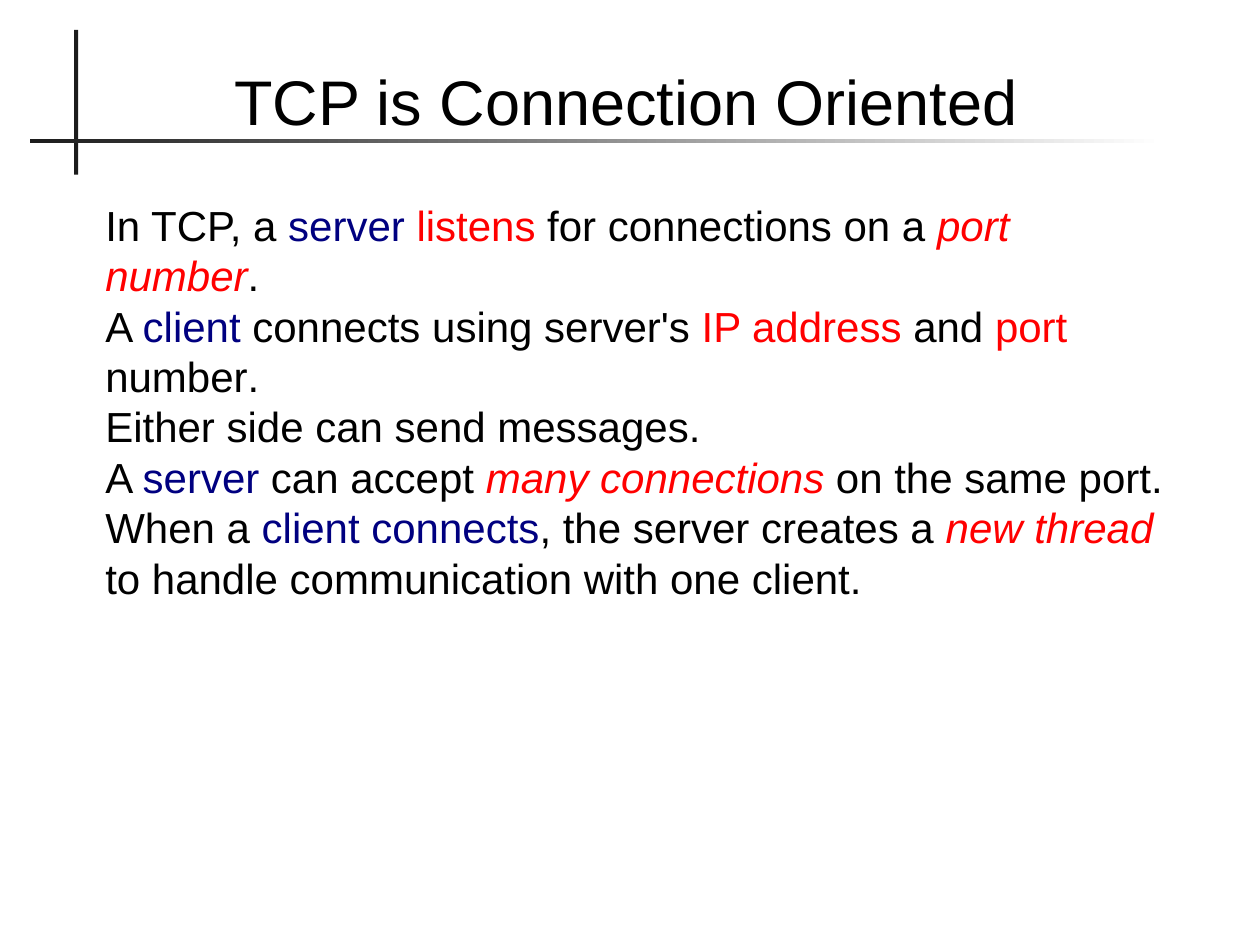
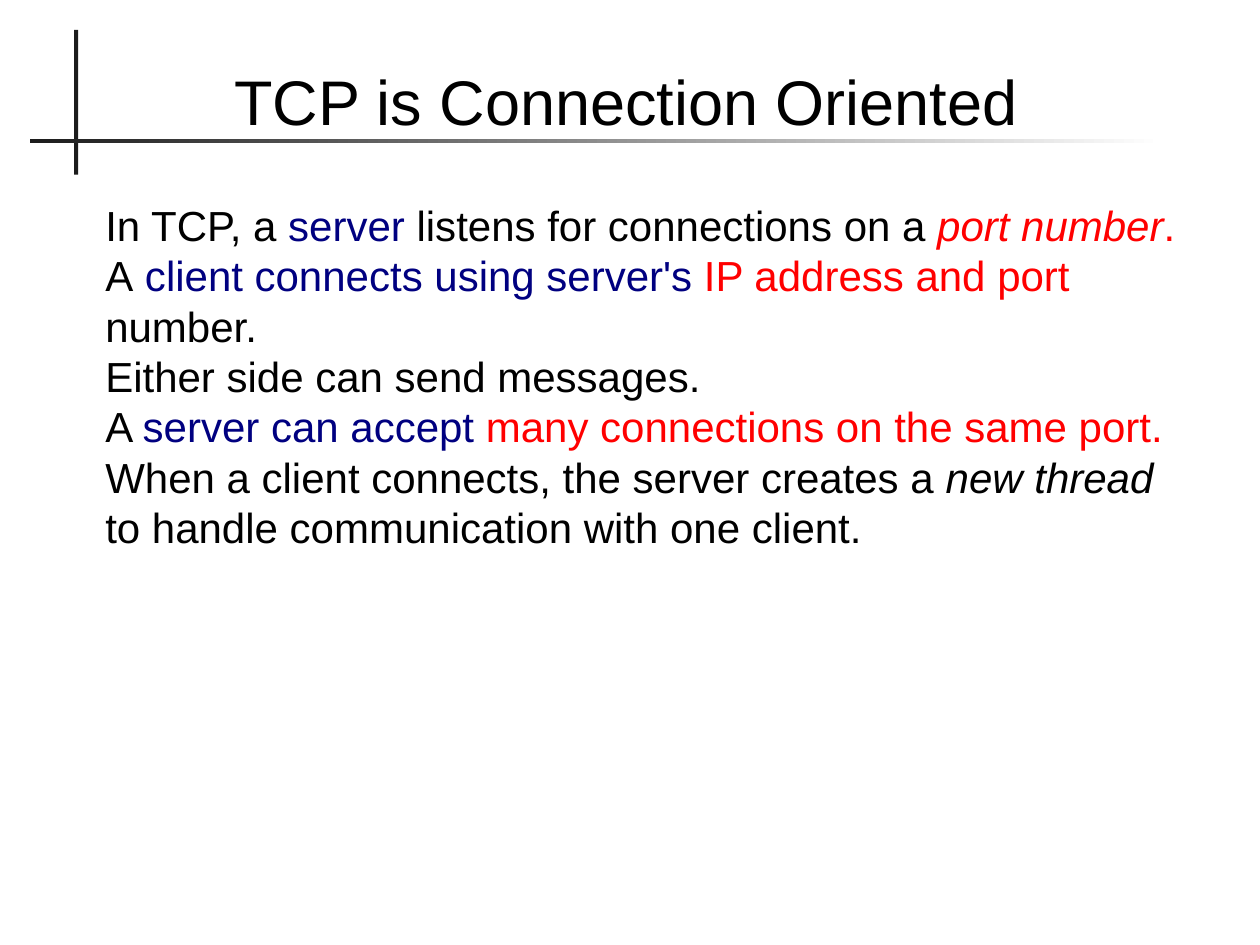
Before and after one commit to skeoop/skeoop.github.io, a slide deck: slide 18 of frameworks/Frameworks.pptx. Drawn at 1260x945 pixels with LibreOffice and Linux fonts; fonts in the diff are those of the drawing. Boxes give left, top, right and bottom in pixels: in the first picture for what was removed or moved away, otherwise in the second. Text is boxed around its words. In the diff, an @@ line names an element or a change of style, - is before the commit and + after.

```diff
--- a/frameworks/Frameworks.pptx
+++ b/frameworks/Frameworks.pptx
@@ text at [105, 210, 1175, 544]: text colour #FF0000 to #000000 in "listens", "new thread"; text colour #000000 to #FF0000 in "number.", "and", "on the same port."; text colour #000000 to #000080 in "connects using server's", "can accept"; italic off in "many connections"; text colour #000080 to #000000 in "client connects," @@
```
Also in this commit, not shown: 15 other slides changed, 8 other files.
